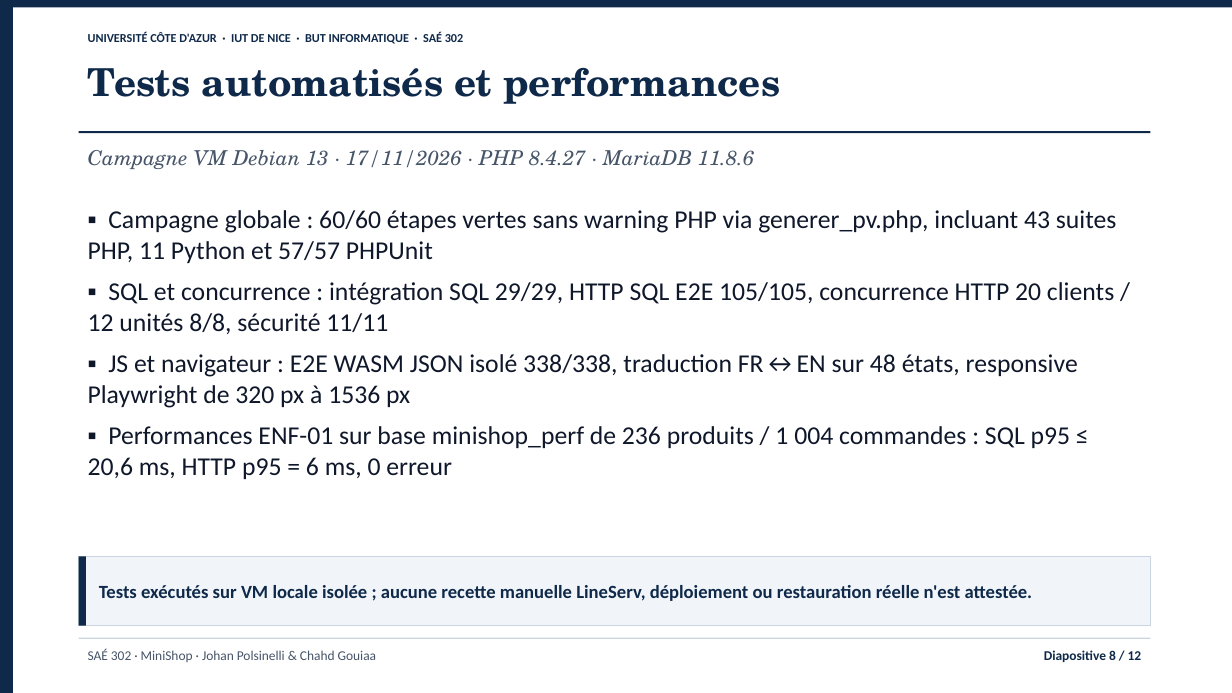
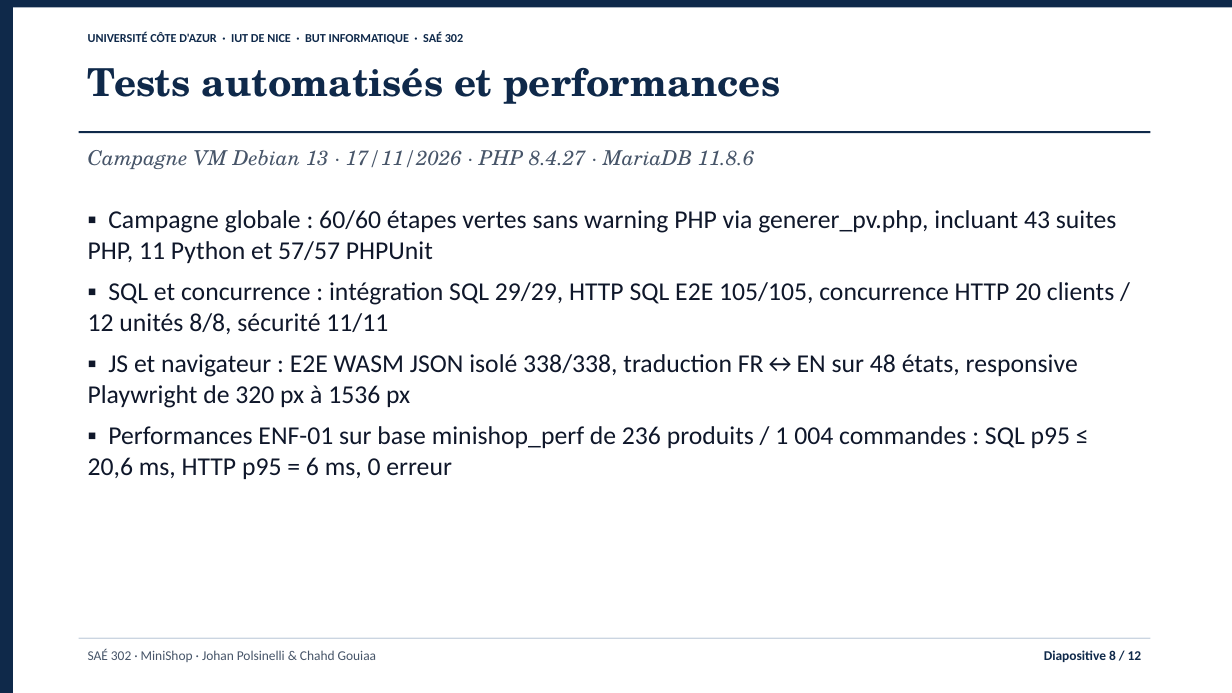
Before and after one commit to jojo8356/SAE-302, a slide deck: slide 8 of livrables/minishop-soutenance.pptx. Drawn at 1232x693 pixels with LibreOffice and Linux fonts; fonts in the diff are those of the drawing. Boxes give left, top, right and bottom in pixels: in the first picture for what was removed or moved away, otherwise in the second. Text is boxed around its words. In the diff, an @@ line names an element or a change of style, - is before the commit and + after.

```diff
--- a/livrables/minishop-soutenance.pptx
+++ b/livrables/minishop-soutenance.pptx
@@ rectangle removed at <box>79,556,1151,626</box> @@
-Tests exécutés sur VM locale isolée ; aucune recette manuelle LineServ, déploiement ou restauration réelle n'est attestée.
@@ rectangle removed at <box>79,556,86,626</box> @@
```
Also in this commit, not shown: 10 other slides changed, 4 other files.
